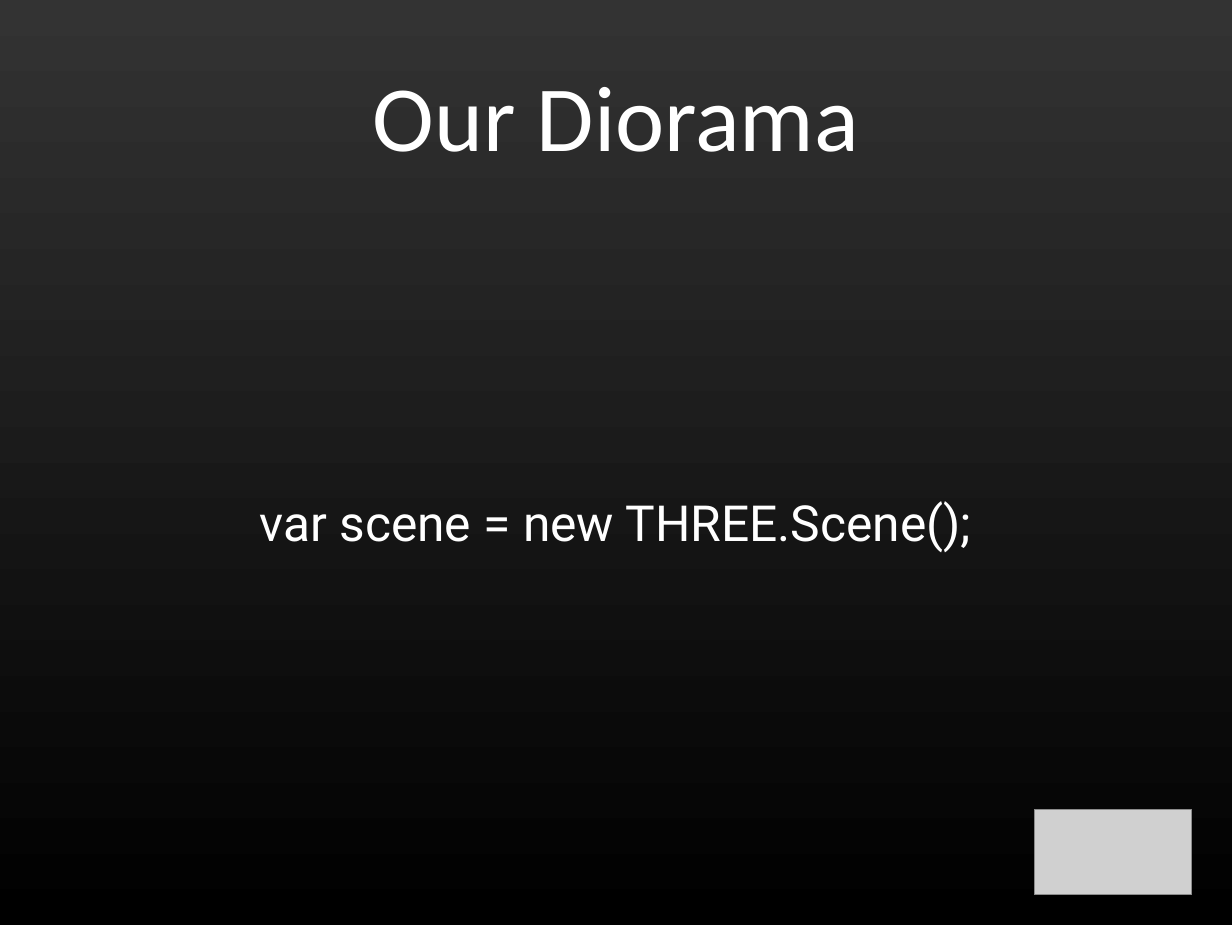
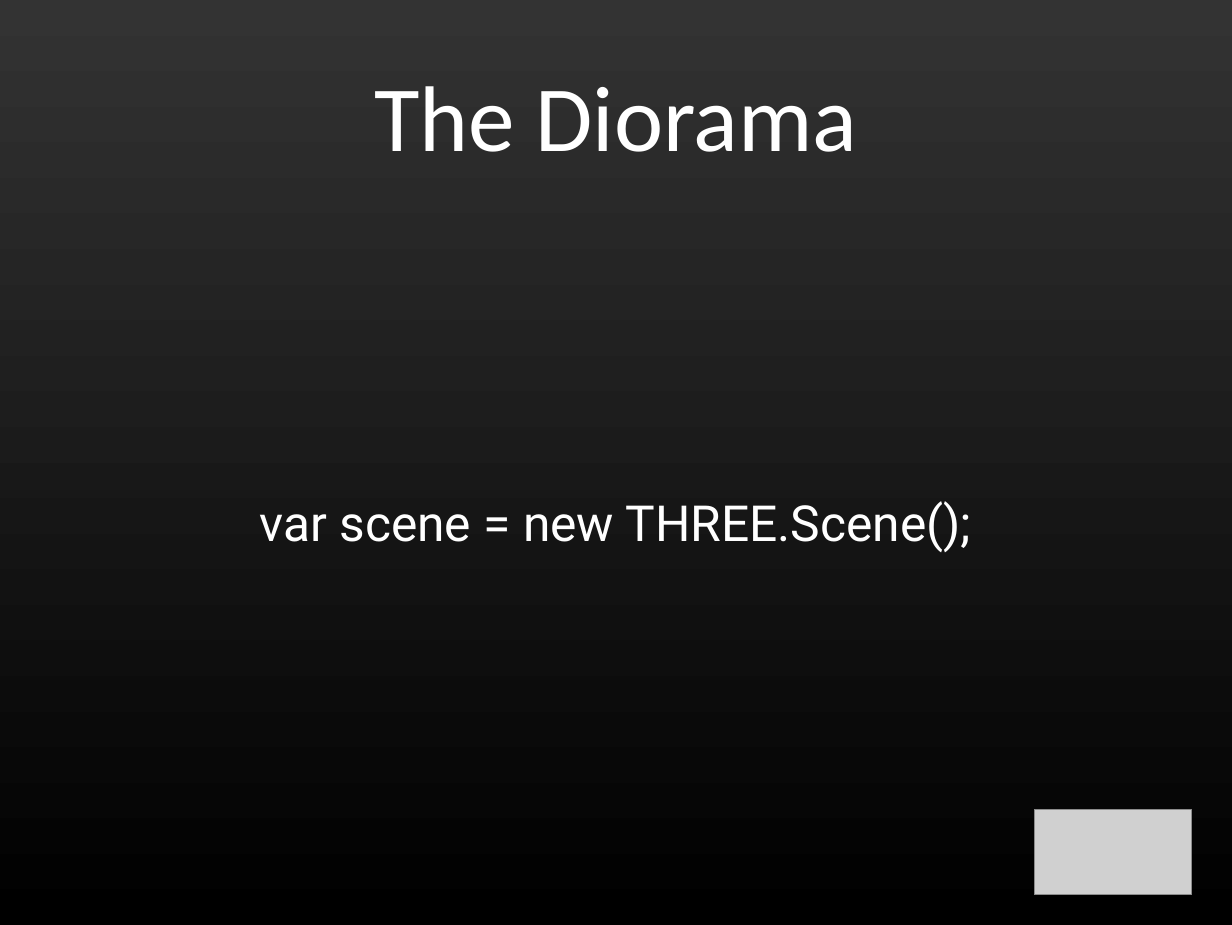
Before and after one commit to shegeek/teapots_can_fly, a slide deck: slide 16 of slides/teapots_can_fly-slides.odp. Drawn at 1232x925 pixels with LibreOffice and Linux fonts; fonts in the diff are those of the drawing; grey boxes stand for pictures. Boxes give left, top, right and bottom in pixels: in the first picture for what was removed or moved away, otherwise in the second. Text is boxed around its words. In the diff, an @@ line names an element or a change of style, - is before the commit and + after.

```diff
--- a/slides/teapots_can_fly-slides.odp
+++ b/slides/teapots_can_fly-slides.odp
@@ title at (374,86,858,152): text changed @@
-Our Diorama
+The Diorama
```
Also in this commit, not shown: 5 other slides changed, 4 slides added, 2 other files.
